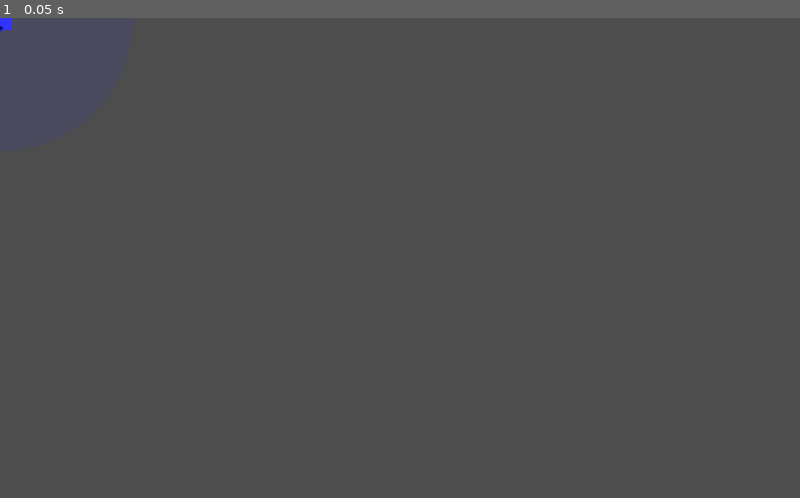
Above: before the commit, frame 1.
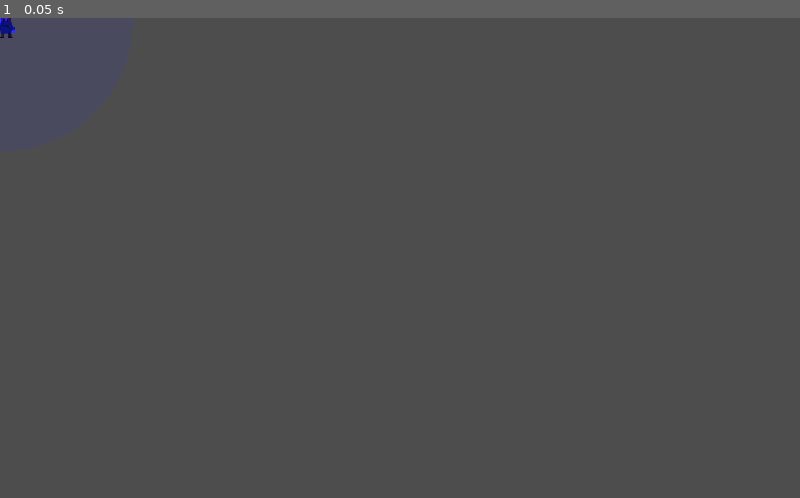
Above: after the commit, the same moment.

Repository: psvm203/rgb-defense
Game: Godot game, scene res://tower/mage/mage.tscn
Two runs of this game, one before a commit and one after it. Both use one fixed random seed, a clock stepped at 60 frames per second and the inputs below. This scene is started directly instead of the project's main scene.
Inputs:
- Up to frame 1 (0.05 s): no input

The runs differ from the first frame. In frame 1, less than 0.1% of the frame differs, in the area x 0-2%, y 0-5%.

Commit message:
feat(tower): set initial flip to face left

Diff:
--- a/tower/tower.gd
+++ b/tower/tower.gd
@@ -20,6 +20,8 @@
 	$AnimatedSprite2D.animation_finished.connect(_on_animation_finished)
 	$AnimatedSprite2D.frame_changed.connect(_on_frame_changed)
 	_setup_tower()
+	$AnimatedSprite2D.flip_h = true
+	$AnimatedSprite2D.position.x = -_base_sprite_x
 
 
 func _setup_tower() -> void:
